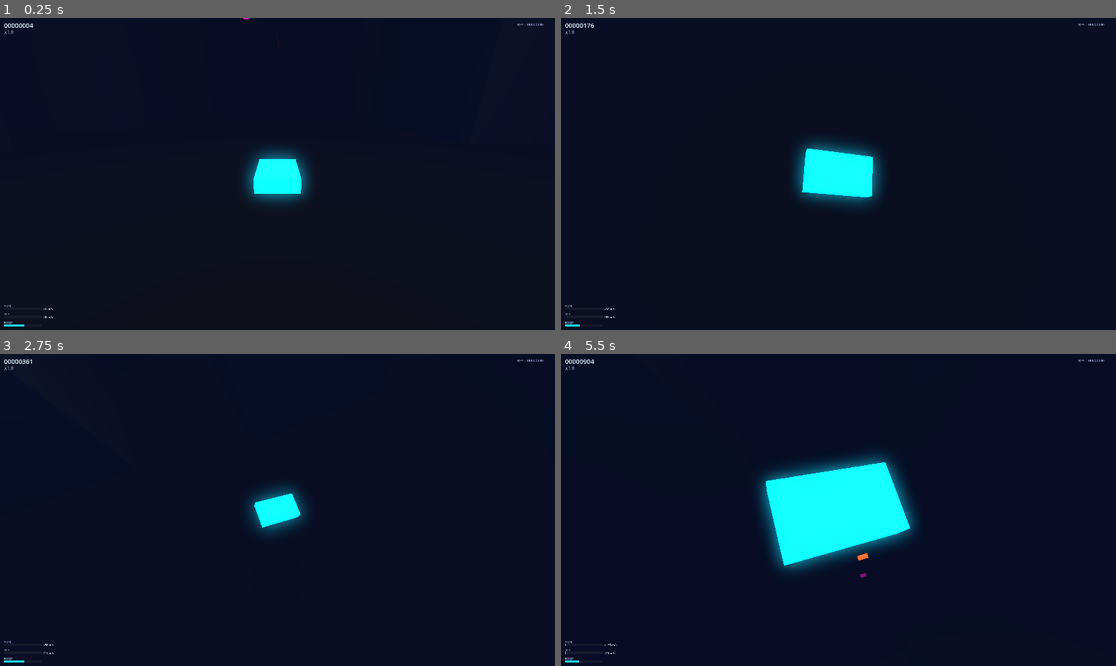
Above: before the commit, frames 1-4 (two rows, left to right).
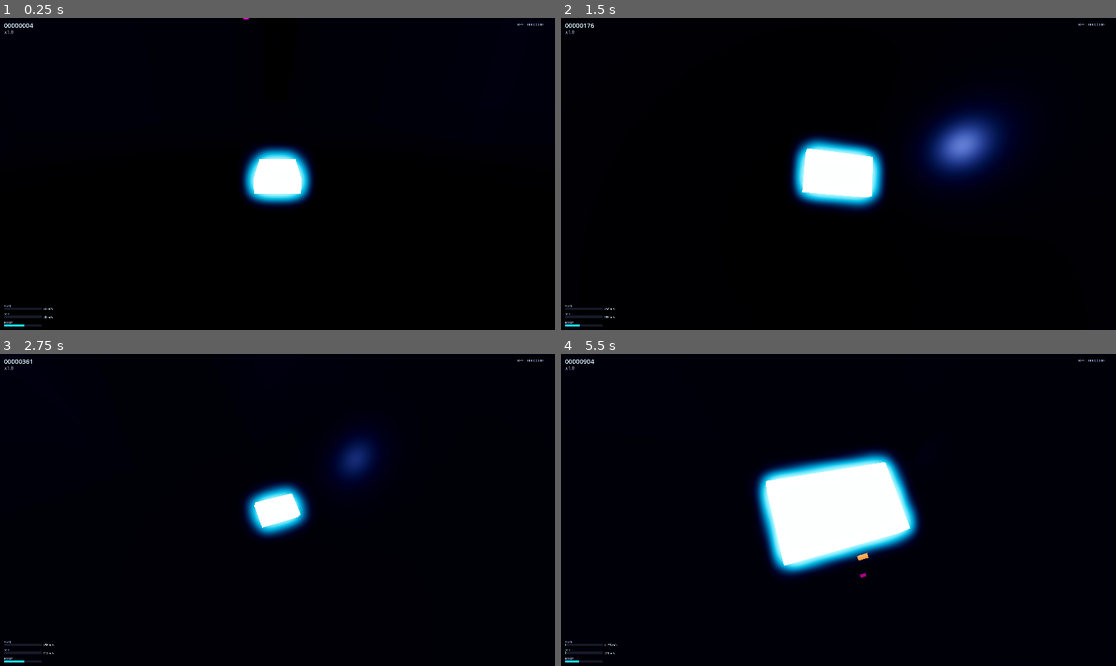
Above: after the commit, the same moments.

Repository: midas44/divepunk
Game: Godot game, scene res://scenes/main/Main.tscn
The game is run twice, just before and just after one commit, with the same random seed, the same clock (stepped at 60 frames per second) and the same inputs.
Inputs (mouse positions are in pixels of both pictures, inside the frame that each line leads up to):
- Up to frame 1 (0.25 s): no input
- Up to frame 2 (1.5 s): move the mouse to (866, 174) at 0.52 s; hold Shift (boost) 0.53-1.28 s; hold W (steer_up) from 0.53 s (still down); tap Space at 0.77 s; move the mouse to (810, 174) at 1.27 s; tap Shift (boost) at 1.35 s
- Up to frame 3 (2.75 s): keep holding W (steer_up); tap Space at 1.52 s; move the mouse to (288, 503) at 2.02 s; hold Q (cycle_camera) from 2.03 s (still down); tap Shift (boost) at 2.3 s
- Up to frame 4 (5.5 s): keep holding W (steer_up); move the mouse to (832, 516) at 2.77 s; release Q (cycle_camera) at 2.78 s; tap Shift (boost) at 2.85, 4.55 s; tap Space at 3.02, 3.77, 4.52 s; move the mouse to (877, 513) at 3.52 s; hold Shift (boost) 3.53-4.28 s; move the mouse to (794, 506) at 4.27 s; tap Q (cycle_camera) at 4.35 s; move the mouse to (844, 510) at 5.02 s; hold Shift (boost) from 5.03 s (still down)

The runs differ from the first frame. In frame 1, 99% of the frame differs, in the area x 0-100%, y 0-100%; in frame 2, 90%; in frame 3, 94%; in frame 4, 97%.

Commit message:
feat(m4): neon-night WorldEnvironment — sky+horizon glow, volumetric fog, ACES, glow, SSR, wet street
Aesthetic pass (M4, spec §7.7). Rebuilds the Environment: dark procedural sky
with a neon horizon band, ACES tonemap (high white point so neon blooms in
colour), additive glow over several mips, exponential + volumetric fog, SSR, and
a post saturation/contrast push. The RefGround is now a low-roughness wet street
so SSR mirrors the skyline. All heavy desktop effects gated by settings.cfg [fx].

Co-Authored-By: Claude Opus 4.8 (1M context) <noreply@anthropic.com>

Diff:
--- a/scripts/game.gd
+++ b/scripts/game.gd
@@ -211,40 +211,111 @@
 
 func _ensure_environment() -> void:
 	if get_node_or_null(^"Sun") == null:
+		# A dim, cool key light — just enough to model the towers; the city lights itself (emissive).
 		var sun := DirectionalLight3D.new()
 		sun.name = "Sun"
-		sun.rotation = Vector3(deg_to_rad(-50.0), deg_to_rad(40.0), 0.0)
-		sun.light_energy = 0.6
+		sun.rotation = Vector3(deg_to_rad(-55.0), deg_to_rad(35.0), 0.0)
+		sun.light_color = Color(0.55, 0.65, 1.0)
+		sun.light_energy = 0.35
 		add_child(sun)
 
 	if get_node_or_null(^"WorldEnvironment") == null:
 		var we := WorldEnvironment.new()
 		we.name = "WorldEnvironment"
-		var env := Environment.new()
-		env.background_mode = Environment.BG_COLOR
-		env.background_color = Color(0.02, 0.02, 0.06)         # near-black night
-		env.ambient_light_source = Environment.AMBIENT_SOURCE_COLOR
-		env.ambient_light_color = Color(0.10, 0.10, 0.20)
-		env.ambient_light_energy = 0.5
-		env.glow_enabled = true                                # neon bloom (M4 tunes this)
-		env.fog_enabled = true                                 # depth + hides draw distance
-		env.fog_light_color = Color(0.05, 0.07, 0.15)
-		env.fog_density = 0.01
-		we.environment = env
+		we.environment = _build_environment()
 		add_child(we)
 
 	if get_node_or_null(^"RefGround") == null:
-		# A long dark ground plane so motion reads clearly against the city.
+		# A long, near-black WET street: low roughness + a little metal so SSR mirrors the neon
+		# skyline in it (spec §7.7, wet-street reflections). Reads as dark glass when SSR is off.
 		var ground := MeshInstance3D.new()
 		ground.name = "RefGround"
 		var plane := PlaneMesh.new()
 		plane.size = Vector2(4000.0, 44000.0)
 		ground.mesh = plane
 		var gm := StandardMaterial3D.new()
-		gm.albedo_color = Color(0.04, 0.05, 0.09)
+		gm.albedo_color = Color(0.012, 0.016, 0.03)
+		gm.metallic = 0.35
+		gm.metallic_specular = 0.6
+		gm.roughness = 0.22
 		ground.material_override = gm
 		ground.position = Vector3(0.0, 0.0, -20000.0)
 		add_child(ground)
+
+
+## Assembles the neon-night Environment (M4 aesthetic pass, spec §7.7). The heavier desktop
+## effects (volumetric fog, SSR, glow) are gated by settings.cfg [fx] so they can be dialled
+## back for performance; the tasteful defaults match the @export fallbacks here.
+func _build_environment() -> Environment:
+	var env := Environment.new()
+
+	# Dark night sky with a faint neon band along the horizon = distant city glow (spec §7.7).
+	var sky_mat := ProceduralSkyMaterial.new()
+	sky_mat.sky_top_color = Color(0.01, 0.01, 0.03)
+	sky_mat.sky_horizon_color = Color(0.07, 0.03, 0.12)
+	sky_mat.sky_curve = 0.12
+	sky_mat.sky_energy_multiplier = 0.6
+	sky_mat.ground_bottom_color = Color(0.01, 0.01, 0.02)
+	sky_mat.ground_horizon_color = Color(0.06, 0.02, 0.10)
+	sky_mat.ground_energy_multiplier = 0.3
+	var sky := Sky.new()
+	sky.sky_material = sky_mat
+	env.background_mode = Environment.BG_SKY
+	env.sky = sky
+
+	# Ambient + reflections come from the (dark) sky so matte surfaces stay moody and the neon pops.
+	env.ambient_light_source = Environment.AMBIENT_SOURCE_SKY
+	env.ambient_light_energy = 0.25
+	env.reflected_light_source = Environment.REFLECTION_SOURCE_SKY
+
+	# ACES tonemap keeps neon saturation while taming HDR; a high white point keeps bright
+	# emissives COLOURED (so they bloom in colour) instead of clipping to white.
+	env.tonemap_mode = Environment.TONE_MAPPER_ACES
+	env.tonemap_exposure = float(_cfg_value("fx", "exposure", 1.0))
+	env.tonemap_white = 6.0
+
+	# Glow / bloom — the neon halo. Additive reads as light; the HDR threshold keeps the bloom on
+	# the bright emissive strips, not the whole frame. Spread over several mips for a soft, wide halo.
+	env.glow_enabled = bool(_cfg_value("fx", "glow", true))
+	env.glow_intensity = float(_cfg_value("fx", "glow_intensity", 0.85))
+	env.glow_strength = 1.0
+	env.glow_bloom = float(_cfg_value("fx", "bloom", 0.12))
+	env.glow_blend_mode = Environment.GLOW_BLEND_MODE_ADDITIVE
+	env.glow_hdr_threshold = 0.95
+	env.glow_hdr_scale = 2.0
+	for lvl: int in [1, 2, 3, 4, 5]:
+		env.set("glow_levels/%d" % lvl, true)
+
+	# Exponential distance fog — depth cue + conveniently hides the chunk draw distance.
+	env.fog_enabled = true
+	env.fog_light_color = Color(0.05, 0.06, 0.13)
+	env.fog_density = float(_cfg_value("fx", "fog_density", 0.01))
+	env.fog_sky_affect = 0.3
+	env.fog_aerial_perspective = 0.5
+
+	# Volumetric fog — the real mood layer (desktop): a faint neon-tinted haze with true depth.
+	env.volumetric_fog_enabled = bool(_cfg_value("fx", "volumetric_fog", true))
+	env.volumetric_fog_density = float(_cfg_value("fx", "volumetric_fog_density", 0.018))
+	env.volumetric_fog_albedo = Color(0.06, 0.07, 0.16)
+	env.volumetric_fog_emission = Color(0.05, 0.02, 0.10)
+	env.volumetric_fog_emission_energy = 0.4
+	env.volumetric_fog_length = 3200.0
+	env.volumetric_fog_gi_inject = 0.2
+
+	# Screen-space reflections — wet-street neon (Forward+ desktop); reflects in the RefGround.
+	env.ssr_enabled = bool(_cfg_value("fx", "ssr", true))
+	env.ssr_max_steps = 32
+	env.ssr_fade_in = 0.15
+	env.ssr_fade_out = 2.0
+	env.ssr_depth_tolerance = 0.2
+
+	# A touch more contrast + saturation in post to make the neon sing.
+	env.adjustment_enabled = true
+	env.adjustment_brightness = 1.0
+	env.adjustment_contrast = 1.08
+	env.adjustment_saturation = float(_cfg_value("fx", "saturation", 1.22))
+
+	return env
 
 
 func _register_input() -> void:
--- a/settings/settings.cfg
+++ b/settings/settings.cfg
@@ -98,3 +98,57 @@
 
 ; Print chunk spawn/recycle events to the console (handy while tuning streaming).
 log_streaming=false
+
+[fx]
+
+; ── Aesthetic pass (M4). Most of these are desktop niceties — turn them off if you need FPS. ──
+
+; Neon bloom around bright emissive surfaces.
+glow=true
+glow_intensity=0.85
+bloom=0.12
+
+; Tonemap exposure (overall scene brightness into the tonemapper). 1.0 = neutral.
+exposure=1.0
+
+; Extra colour saturation/contrast pushed in post (makes the neon sing). 1.0 = off.
+saturation=1.22
+
+; Exponential distance fog density (depth cue + hides the streaming draw distance).
+fog_density=0.01
+
+; Volumetric fog — the moody haze layer (heavier; desktop). Disable for a clearer/faster view.
+volumetric_fog=true
+volumetric_fog_density=0.018
+
+; Screen-space reflections — wet-street neon reflections (Forward+ desktop only).
+ssr=true
+
+; Animated neon "windows" on the buildings (procedural shader). false = flat emissive boxes.
+building_windows=true
+
+; Pulsing emissive glow on the hazards (obstacles + traffic) so they telegraph at speed.
+hazard_pulse=true
+
+; Fullscreen speed-line streaks that intensify with speed (the "feels fast" layer).
+speed_lines=true
+speed_lines_strength=1.0
+
+; Chromatic aberration + vignette that ramp with speed / boost (desktop).
+chromatic_aberration=true
+
+; White flash + a brief slow-mo on a near-miss (juice). time_dilation 1.0 = no slow-mo,
+; lower = stronger dip (e.g. 0.9 briefly slows time to 90%).
+near_miss_flash=true
+time_dilation=0.9
+
+[audio]
+
+; Master / music / SFX levels, linear 0..1 (0 = silent, 1 = full). Every sound is synthesised
+; procedurally in code for now (placeholder tones until real audio assets are added).
+master=0.9
+music=0.5
+sfx=0.8
+
+; Background synth music bed on/off.
+music_enabled=true
